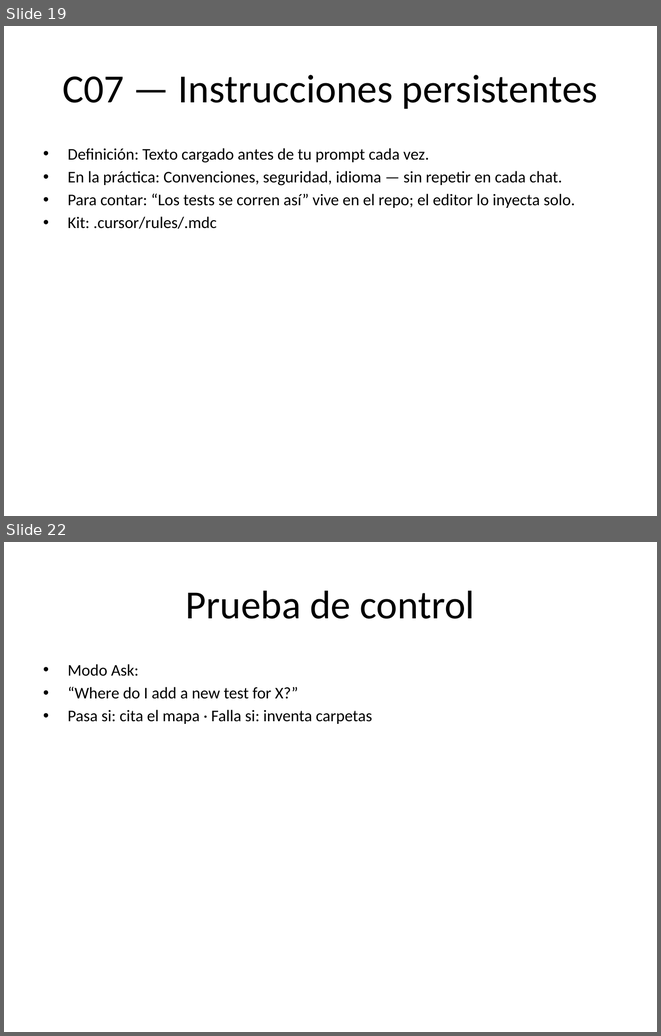
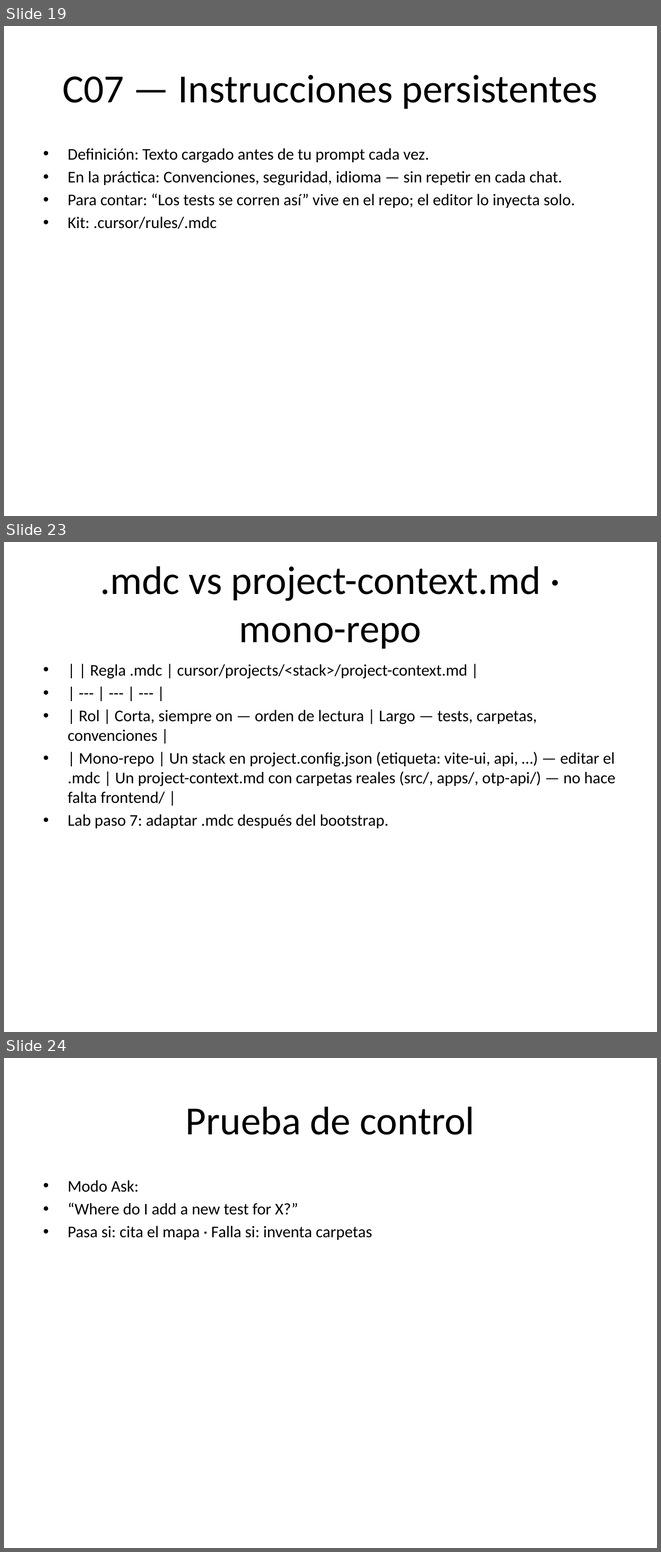
Before and after one commit to elmauro/project-foundation-template, a slide deck: docs/training/ai-with-cursor/slides/curso-completo.pptx. Shown one above the other, each under a label of ours: slides 19 and 22 before the commit, slides 19, 23 and 24 after it; the slides between them are not shown. The pictures are 661x1036 and 661x1552 pixels, drawn with LibreOffice and Linux fonts; fonts in the diff are those of the drawing. Boxes give left, top, right and bottom in pixels: in the first picture for what was removed or moved away, otherwise in the second. Text is boxed around its words. In the diff, an @@ line names an element or a change of style, - is before the commit and + after.

```diff
--- a/docs/training/ai-with-cursor/slides/curso-completo.pptx
+++ b/docs/training/ai-with-cursor/slides/curso-completo.pptx
@@ slide 23 added at <box>4,542,657,1032</box>, background #FFFFFF @@
@@ title added at <box>100,566,541,649</box>, 44 pt, text #000000 @@
+.mdc vs project-context.md · mono-repo
@@ text added at <box>68,664,616,828</box>, 18 pt, text #000000 @@
+• | | Regla .mdc | cursor/projects/<stack>/project-context.md |
+• | --- | --- | --- |
+• | Rol | Corta, siempre on — orden de lectura | Largo — tests, carpetas, convenciones |
+• | Mono-repo | Un stack en project.config.json (etiqueta: vite-ui, api, …) — editar el .mdc | Un project-context.md con carpetas reales (src/, apps/, otp-api/) — no hace falta frontend/ |
+• Lab paso 7: adaptar .mdc después del bootstrap.
@@ what was slide 22 is now slide 24 @@
```
Also in this commit, not shown: 3 slides changed, 1 other slide added, 12 other files.
